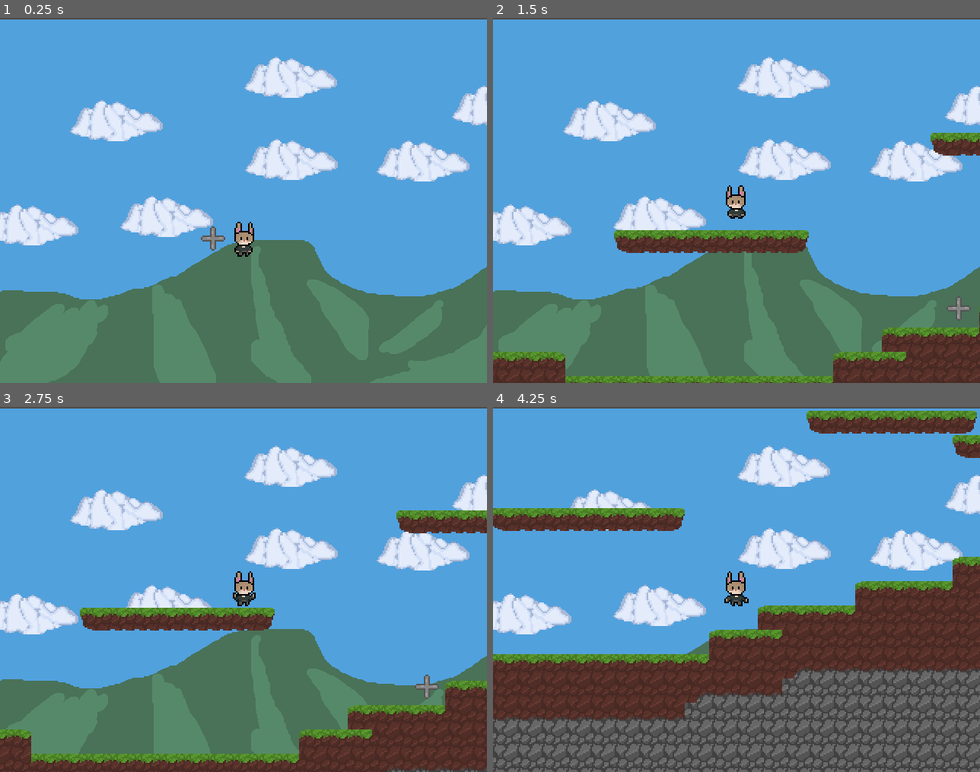
Above: before the commit, frames 1-4 (two rows, left to right).
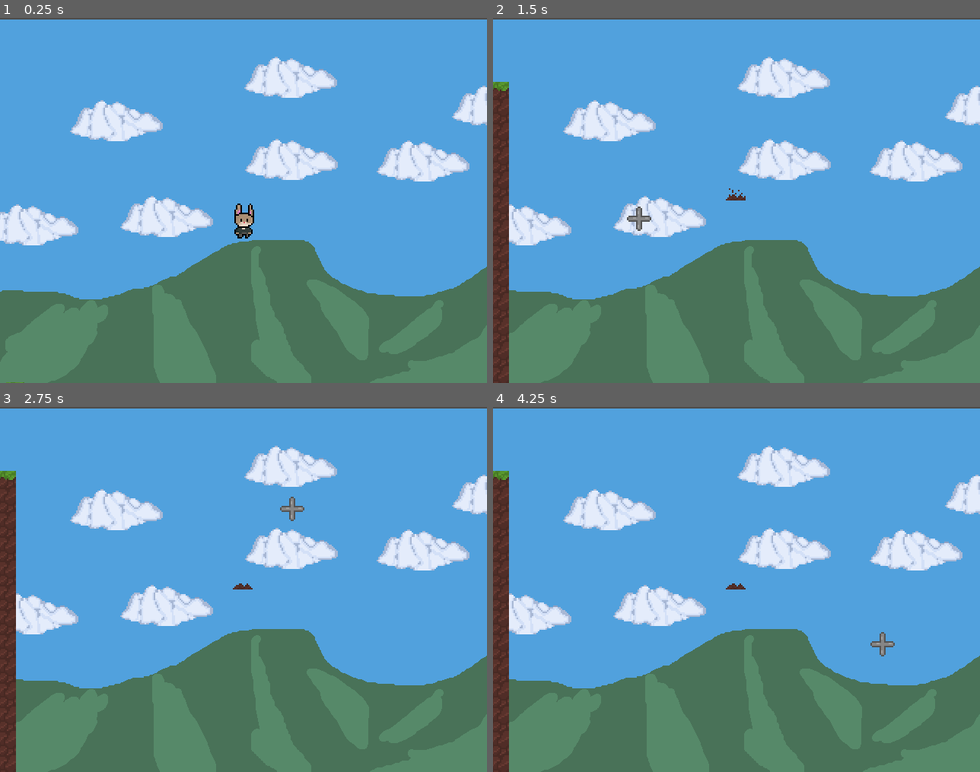
Above: after the commit, the same moments.

Repository: PonderSlime/Warrenguard
Game: Godot game, scene res://Scenes/Test/test_scene_1.tscn
Same seed, same stepped clock (60 frames per second), same inputs: the game is played once before the commit and once after it. The project has no main scene, so this scene is started directly.
Inputs (mouse positions are in pixels of both pictures, inside the frame that each line leads up to):
- Up to frame 1 (0.25 s): no input
- Up to frame 2 (1.5 s): tap Enter (ui_accept) at 0.5 s; move the mouse to (843, 182) at 0.52 s; hold D (move_right) 0.53-1.28 s; tap S (burrow) at 0.6 s; click (843, 182) at 0.67 s; tap Space (jump) at 0.77, 0.8, 1.07, 1.35 s; move the mouse to (639, 218) at 1.27 s; hold A (move_left) from 1.28 s (still down); click (639, 218) at 1.42 s
- Up to frame 3 (2.75 s): tap Space (jump) at 1.52, 1.82, 2.3 s; tap S (burrow) at 1.55, 2.1 s; move the mouse to (292, 509) at 2.02 s; release A (move_left) at 2.03 s; hold D (move_right) from 2.03 s (still down); click (292, 509) at 2.17 s
- Up to frame 4 (4.25 s): move the mouse to (712, 662) at 2.77 s; release D (move_right) at 2.78 s; hold W 2.78-3.53 s; tap F at 2.85 s; click (712, 662) at 2.92 s; tap Space (jump) at 3.02, 3.32, 3.77, 3.8, 4.07 s; tap S (burrow) at 3.05, 3.6 s; move the mouse to (882, 644) at 3.52 s; hold A (move_left) from 3.53 s (still down); click (882, 644) at 3.67 s

The runs differ from the first frame. In frame 1, 0.6% of the frame differs, in the area x 1-53%, y 50-100%; in frame 2, 12%; in frame 3, 17%; in frame 4, 47%, in the area x 0-100%, y 1-100%.

Commit message:
Burrowing now completed with animations

Diff:
--- a/Prepped Assets/Characters/ExitBurrowLoc.gd
+++ b/Prepped Assets/Characters/ExitBurrowLoc.gd
@@ -1,12 +1,24 @@
 extends StaticBody2D
 var direction
-@export var speed = 10
-
+@export var collision : Area2D
+signal area_entered
+signal area_exited
 func _ready():
 	pass # Replace with function body.
 
 func _physics_process(_dt: float) -> void:
 	var new_position = position
 	if position != get_global_mouse_position():
-		new_position = lerp(position, get_global_mouse_position(), .1)
+		new_position = lerp(position, get_global_mouse_position(), 1)
 	move_and_collide(new_position - position)  # relative position vector
+
+	#if collision.is_colliding():
+		#print("colliding")
+
+
+func _on_area_2d_body_entered(body):
+	area_entered.emit()
+
+
+func _on_area_2d_body_exited(body):
+	area_exited.emit()
--- /dev/null
+++ b/Prepped Assets/Characters/exit_burrow_loc.tscn
@@ -0,0 +1,47 @@
+[gd_scene load_steps=6 format=3 uid="uid://jeg576y3uga7"]
+
+[ext_resource type="Script" path="res://Prepped Assets/Characters/ExitBurrowLoc.gd" id="1_i3j6b"]
+[ext_resource type="Texture2D" uid="uid://dr74vcdcrr1pr" path="res://Sprites/Environment/Cursor.png" id="2_dncs5"]
+
+[sub_resource type="PhysicsMaterial" id="PhysicsMaterial_xtcb2"]
+friction = 0.0
+
+[sub_resource type="CircleShape2D" id="CircleShape2D_f56wm"]
+radius = 2.0
+
+[sub_resource type="CircleShape2D" id="CircleShape2D_4w43g"]
+radius = 4.0
+
+[node name="ExitBurrowLoc" type="StaticBody2D" node_paths=PackedStringArray("collision")]
+collision_layer = 4
+collision_mask = 3
+physics_material_override = SubResource("PhysicsMaterial_xtcb2")
+script = ExtResource("1_i3j6b")
+collision = NodePath("CollisionShape2D")
+
+[node name="CollisionShape2D" type="CollisionShape2D" parent="."]
+shape = SubResource("CircleShape2D_f56wm")
+
+[node name="TextureRect" type="TextureRect" parent="."]
+z_index = 100
+texture_filter = 1
+anchors_preset = 8
+anchor_left = 0.5
+anchor_top = 0.5
+anchor_right = 0.5
+anchor_bottom = 0.5
+offset_left = -8.0
+offset_top = -8.0
+offset_right = 8.0
+offset_bottom = 8.0
+grow_horizontal = 2
+grow_vertical = 2
+texture = ExtResource("2_dncs5")
+
+[node name="Area2D" type="Area2D" parent="."]
+
+[node name="CollisionShape2D2" type="CollisionShape2D" parent="Area2D"]
+shape = SubResource("CircleShape2D_4w43g")
+
+[connection signal="body_entered" from="Area2D" to="." method="_on_area_2d_body_entered"]
+[connection signal="body_exited" from="Area2D" to="." method="_on_area_2d_body_exited"]
--- a/Prepped Assets/Characters/player.gd
+++ b/Prepped Assets/Characters/player.gd
@@ -6,10 +6,12 @@
 @export var speed = 120
 @export var jump_speed = -450
 @export var gravity = 1000
+@export var exit_burrow_loc : StaticBody2D
 @export_range(0.0, 1.0) var friction = 0.1
 @export_range(0.0 , 1.0) var acceleration = 0.25
 @onready var collision = $CollisionShape2D
-
+@onready var sprite = $Sprite2D
+var exit_burrow_ready : bool = false
 func get_input():
 	var current = state_machine.get_current_node()
 	# flip the character sprite left/right
@@ -31,14 +33,17 @@
 		else:
 			velocity.x = lerp(velocity.x, 0.0, friction)
 	elif collision.disabled == true:
-		if is_on_floor():
-			velocity.y = 0
-		else:
-			velocity.y = 0
+		velocity.y = 0
 		velocity.x = 0
-		if Input.is_action_just_pressed("exit_burrow"):
-			global_position = get_global_mouse_position()
+		state_machine.travel("burrow")
+		if Input.is_action_just_pressed("exit_burrow") and exit_burrow_ready:
+			exit_burrow_loc.visible = false
+			sprite.visible = false
+			global_position = exit_burrow_loc.global_position
 			collision.disabled = false
+			await get_tree().create_timer(0.05).timeout
+			sprite.visible = true
+			state_machine.travel("exit_burrow")
 
 
 	move_and_slide()
@@ -62,3 +67,14 @@
 			state_machine.travel("idle")
 	if Input.is_action_just_pressed("burrow"):
 		collision.disabled = true
+		exit_burrow_loc.visible = true
+		exit_burrow_loc.global_position = get_global_position()
+
+
+
+func _on_exit_burrow_loc_area_entered():
+	exit_burrow_ready = true
+
+
+func _on_exit_burrow_loc_area_exited():
+	exit_burrow_ready = false
--- a/Prepped Assets/Characters/player.tscn
+++ b/Prepped Assets/Characters/player.tscn
@@ -1,28 +1,11 @@
-[gd_scene load_steps=29 format=3 uid="uid://q01o7rogtouc"]
+[gd_scene load_steps=33 format=3 uid="uid://q01o7rogtouc"]
 
 [ext_resource type="Script" path="res://Prepped Assets/Characters/player.gd" id="1_6joar"]
 [ext_resource type="Texture2D" uid="uid://ch7orknpbswpb" path="res://Sprites/Player/SpriteSheet.png" id="1_osxjy"]
-[ext_resource type="Texture2D" uid="uid://dr74vcdcrr1pr" path="res://Sprites/Environment/Cursor.png" id="3_2rhjq"]
-[ext_resource type="Script" path="res://Prepped Assets/Characters/ExitBurrowLoc.gd" id="3_sj2km"]
+[ext_resource type="PackedScene" uid="uid://jeg576y3uga7" path="res://Prepped Assets/Characters/exit_burrow_loc.tscn" id="3_e5wjs"]
 
 [sub_resource type="RectangleShape2D" id="RectangleShape2D_wd1cf"]
 size = Vector2(16, 24)
-
-[sub_resource type="Animation" id="Animation_2abqj"]
-resource_name = "idle"
-length = 1.33
-tracks/0/type = "value"
-tracks/0/imported = false
-tracks/0/enabled = true
-tracks/0/path = NodePath("Sprite2D:frame")
-tracks/0/interp = 1
-tracks/0/loop_wrap = true
-tracks/0/keys = {
-"times": PackedFloat32Array(0, 1.3),
-"transitions": PackedFloat32Array(1, 1),
-"update": 0,
-"values": [0, 15]
-}
 
 [sub_resource type="Animation" id="Animation_8jdja"]
 length = 0.001
@@ -39,6 +22,70 @@
 "values": [0]
 }
 
+[sub_resource type="Animation" id="Animation_3b2b1"]
+resource_name = "fall"
+length = 0.5
+tracks/0/type = "value"
+tracks/0/imported = false
+tracks/0/enabled = true
+tracks/0/path = NodePath("Sprite2D:frame")
+tracks/0/interp = 1
+tracks/0/loop_wrap = true
+tracks/0/keys = {
+"times": PackedFloat32Array(0, 0.5),
+"transitions": PackedFloat32Array(1, 1),
+"update": 1,
+"values": [48, 48]
+}
+
+[sub_resource type="Animation" id="Animation_2abqj"]
+resource_name = "idle"
+length = 1.33
+tracks/0/type = "value"
+tracks/0/imported = false
+tracks/0/enabled = true
+tracks/0/path = NodePath("Sprite2D:frame")
+tracks/0/interp = 1
+tracks/0/loop_wrap = true
+tracks/0/keys = {
+"times": PackedFloat32Array(0, 1.3),
+"transitions": PackedFloat32Array(1, 1),
+"update": 0,
+"values": [0, 15]
+}
+
+[sub_resource type="Animation" id="Animation_xlovt"]
+resource_name = "jump"
+length = 0.4167
+tracks/0/type = "value"
+tracks/0/imported = false
+tracks/0/enabled = true
+tracks/0/path = NodePath("Sprite2D:frame")
+tracks/0/interp = 1
+tracks/0/loop_wrap = true
+tracks/0/keys = {
+"times": PackedFloat32Array(0, 0.4),
+"transitions": PackedFloat32Array(1, 1),
+"update": 0,
+"values": [32, 36]
+}
+
+[sub_resource type="Animation" id="Animation_gk3a6"]
+resource_name = "land"
+length = 0.4167
+tracks/0/type = "value"
+tracks/0/imported = false
+tracks/0/enabled = true
+tracks/0/path = NodePath("Sprite2D:frame")
+tracks/0/interp = 1
+tracks/0/loop_wrap = true
+tracks/0/keys = {
+"times": PackedFloat32Array(0, 0.4),
+"transitions": PackedFloat32Array(1, 1),
+"update": 0,
+"values": [64, 68]
+}
+
 [sub_resource type="Animation" id="Animation_nw5t7"]
 resource_name = "walk"
 length = 0.33
@@ -56,57 +103,43 @@
 "values": [16, 19]
 }
 
-[sub_resource type="Animation" id="Animation_xlovt"]
-resource_name = "jump"
-length = 0.4167
-tracks/0/type = "value"
-tracks/0/imported = false
-tracks/0/enabled = true
-tracks/0/path = NodePath("Sprite2D:frame")
-tracks/0/interp = 1
-tracks/0/loop_wrap = true
-tracks/0/keys = {
-"times": PackedFloat32Array(0, 0.4),
-"transitions": PackedFloat32Array(1, 1),
-"update": 0,
-"values": [32, 36]
-}
-
-[sub_resource type="Animation" id="Animation_3b2b1"]
-resource_name = "fall"
-length = 0.5
-tracks/0/type = "value"
-tracks/0/imported = false
-tracks/0/enabled = true
-tracks/0/path = NodePath("Sprite2D:frame")
-tracks/0/interp = 1
-tracks/0/loop_wrap = true
-tracks/0/keys = {
-"times": PackedFloat32Array(0, 0.5),
-"transitions": PackedFloat32Array(1, 1),
-"update": 1,
-"values": [48, 48]
-}
-
-[sub_resource type="Animation" id="Animation_gk3a6"]
-resource_name = "land"
-length = 0.4167
-tracks/0/type = "value"
-tracks/0/imported = false
-tracks/0/enabled = true
-tracks/0/path = NodePath("Sprite2D:frame")
-tracks/0/interp = 1
-tracks/0/loop_wrap = true
-tracks/0/keys = {
-"times": PackedFloat32Array(0, 0.4),
-"transitions": PackedFloat32Array(1, 1),
-"update": 0,
-"values": [64, 68]
+[sub_resource type="Animation" id="Animation_pwvms"]
+resource_name = "burrow"
+length = 0.91
+tracks/0/type = "value"
+tracks/0/imported = false
+tracks/0/enabled = true
+tracks/0/path = NodePath("Sprite2D:frame")
+tracks/0/interp = 1
+tracks/0/loop_wrap = true
+tracks/0/keys = {
+"times": PackedFloat32Array(0, 0.9),
+"transitions": PackedFloat32Array(1, 1),
+"update": 0,
+"values": [80, 90]
+}
+
+[sub_resource type="Animation" id="Animation_jn1kh"]
+resource_name = "exit_burrow"
+length = 0.91
+tracks/0/type = "value"
+tracks/0/imported = false
+tracks/0/enabled = true
+tracks/0/path = NodePath("Sprite2D:frame")
+tracks/0/interp = 1
+tracks/0/loop_wrap = true
+tracks/0/keys = {
+"times": PackedFloat32Array(0, 0.91),
+"transitions": PackedFloat32Array(1, 1),
+"update": 0,
+"values": [90, 80]
 }
 
 [sub_resource type="AnimationLibrary" id="AnimationLibrary_4abcs"]
 _data = {
 "RESET": SubResource("Animation_8jdja"),
+"burrow": SubResource("Animation_pwvms"),
+"exit_burrow": SubResource("Animation_jn1kh"),
 "fall": SubResource("Animation_3b2b1"),
 "idle": SubResource("Animation_2abqj"),
 "jump": SubResource("Animation_xlovt"),
@@ -114,6 +147,12 @@
 "walk": SubResource("Animation_nw5t7")
 }
 
+[sub_resource type="AnimationNodeAnimation" id="AnimationNodeAnimation_j4eg3"]
+animation = &"burrow"
+
+[sub_resource type="AnimationNodeAnimation" id="AnimationNodeAnimation_1rs3j"]
+animation = &"exit_burrow"
+
 [sub_resource type="AnimationNodeAnimation" id="AnimationNodeAnimation_hcmnp"]
 animation = &"fall"
 
@@ -150,71 +189,64 @@
 
 [sub_resource type="AnimationNodeStateMachineTransition" id="AnimationNodeStateMachineTransition_1e8tb"]
 
+[sub_resource type="AnimationNodeStateMachineTransition" id="AnimationNodeStateMachineTransition_ujwto"]
+
+[sub_resource type="AnimationNodeStateMachineTransition" id="AnimationNodeStateMachineTransition_v7h3h"]
+
+[sub_resource type="AnimationNodeStateMachineTransition" id="AnimationNodeStateMachineTransition_ye4n2"]
+switch_mode = 2
+advance_mode = 2
+
 [sub_resource type="AnimationNodeStateMachine" id="AnimationNodeStateMachine_5ltp2"]
+states/burrow/node = SubResource("AnimationNodeAnimation_j4eg3")
+states/burrow/position = Vector2(631, 19)
+states/exit_burrow/node = SubResource("AnimationNodeAnimation_1rs3j")
+states/exit_burrow/position = Vector2(645, -52)
 states/fall/node = SubResource("AnimationNodeAnimation_hcmnp")
 states/fall/position = Vector2(432, 218)
 states/idle/node = SubResource("AnimationNodeAnimation_bijfm")
-states/idle/position = Vector2(446, 81)
+states/idle/position = Vector2(444, 70)
 states/jump/node = SubResource("AnimationNodeAnimation_yxpiu")
 states/jump/position = Vector2(226, 224)
 states/land/node = SubResource("AnimationNodeAnimation_ata4b")
 states/land/position = Vector2(602, 202)
 states/walk/node = SubResource("AnimationNodeAnimation_5l5ej")
 states/walk/position = Vector2(423, -68)
-transitions = ["walk", "idle", SubResource("AnimationNodeSta …(506 unchanged characters)… mationNodeStateMachineTransition_1e8tb")]
-graph_offset = Vector2(-133, -67)
-
-[sub_resource type="PhysicsMaterial" id="PhysicsMaterial_8w2fy"]
-friction = 0.0
-
-[sub_resource type="CircleShape2D" id="CircleShape2D_62cgi"]
-radius = 12.0
-
-[node name="Player" type="CharacterBody2D"]
+transitions = ["walk", "idle", SubResource("AnimationNodeSta …(506 unchanged characters)… mationNodeStateMachineTransition_1e8tb"), "burrow", "exit_burrow", SubResource("AnimationNodeStateMachineTransition_ujwto"), "idle", "burrow", SubResource("AnimationNodeStateMachineTransition_v7h3h"), "exit_burrow", "idle", SubResource("AnimationNodeStateMachineTransition_ye4n2")]
+graph_offset = Vector2(13, -89)
+
+[node name="Node" type="Node2D"]
+
+[node name="Player" type="CharacterBody2D" parent="." node_paths=PackedStringArray("exit_burrow_loc")]
 z_index = 2
 collision_layer = 2
 collision_mask = 251
 script = ExtResource("1_6joar")
-
-[node name="Sprite2D" type="Sprite2D" parent="."]
+exit_burrow_loc = NodePath("../ExitBurrowLoc")
+
+[node name="Sprite2D" type="Sprite2D" parent="Player"]
 texture_filter = 1
+position = Vector2(0, -12)
 texture = ExtResource("1_osxjy")
 hframes = 16
-vframes = 5
-
-[node name="CollisionShape2D" type="CollisionShape2D" parent="."]
+vframes = 6
+
+[node name="CollisionShape2D" type="CollisionShape2D" parent="Player"]
+position = Vector2(0, -12)
 shape = SubResource("RectangleShape2D_wd1cf")
 
-[node name="AnimationPlayer" type="AnimationPlayer" parent="."]
+[node name="AnimationPlayer" type="AnimationPlayer" parent="Player"]
 libraries = {
 "": SubResource("AnimationLibrary_4abcs")
 }
 autoplay = "idle"
 
-[node name="AnimationTree" type="AnimationTree" parent="."]
+[node name="AnimationTree" type="AnimationTree" parent="Player"]
 tree_root = SubResource("AnimationNodeStateMachine_5ltp2")
 anim_player = NodePath("../AnimationPlayer")
 
-[node name="ExitBurrowLoc" type="StaticBody2D" parent="."]
-collision_layer = 4
-collision_mask = 3
-physics_material_override = SubResource("PhysicsMaterial_8w2fy")
-script = ExtResource("3_sj2km")
-
-[node name="CollisionShape2D" type="CollisionShape2D" parent="ExitBurrowLoc"]
-shape = SubResource("CircleShape2D_62cgi")
-
-[node name="TextureRect" type="TextureRect" parent="ExitBurrowLoc"]
-texture_filter = 1
-anchors_preset = 8
-anchor_left = 0.5
-anchor_top = 0.5
-anchor_right = 0.5
-anchor_bottom = 0.5
-offset_left = -8.0
-offset_top = -8.0
-offset_right = 8.0
-offset_bottom = 8.0
-grow_horizontal = 2
-grow_vertical = 2
-texture = ExtResource("3_2rhjq")
+[node name="ExitBurrowLoc" parent="." instance=ExtResource("3_e5wjs")]
+visible = false
+
+[connection signal="area_entered" from="ExitBurrowLoc" to="Player" method="_on_exit_burrow_loc_area_entered"]
+[connection signal="area_exited" from="ExitBurrowLoc" to="Player" method="_on_exit_burrow_loc_area_exited"]
--- a/Scenes/Test/test_scene_1.tscn
+++ b/Scenes/Test/test_scene_1.tscn
@@ -220,7 +220,6 @@
 texture_filter = 1
 
 [node name="Player" parent="." instance=ExtResource("1_60xql")]
-position = Vector2(16.625, 0)
 
 [node name="TileMap" type="TileMap" parent="."]
 tile_set = SubResource("TileSet_l1ik8")
@@ -228,16 +227,14 @@
 layer_0/tile_data = PackedInt32Array(1769472, 262144, 2, 1769473, 262144, 2, 1769474, 262144, 1, 1769475, 262144, 1, 17 …(39524 unchanged characters)…
 
 [node name="PhantomCamera2D" type="Node2D" parent="." node_paths=PackedStringArray("follow_target")]
-position = Vector2(16.625, 0)
 script = ExtResource("3_bqksy")
 priority = 23
 follow_mode = 5
-follow_target = NodePath("../Player")
+follow_target = NodePath("../Player/Player")
 zoom = Vector2(2, 2)
 tween_resource = SubResource("Resource_e37xd")
 
 [node name="Camera2D" type="Camera2D" parent="."]
-position = Vector2(16.625, 0)
 zoom = Vector2(2, 2)
 
 [node name="PhantomCameraHost" type="Node" parent="Camera2D"]
--- a/project.godot
+++ b/project.godot
@@ -65,3 +65,5 @@
 
 2d_physics/layer_1="World"
 2d_physics/layer_2="Player"
+2d_physics/layer_3="Cursor"
+2d_physics/stretch/mode="viewport"
Binary file added: Sprites/Player/BurrowAnimation.ase
Binary file added: Sprites/Player/BurrowAnimation.png
Not shown, added: Sprites/Player/BurrowAnimation.png.import
Binary file added: Sprites/Player/ExitBurrowAnimation.ase
Binary file added: Sprites/Player/ExitBurrowAnimation.png
Not shown, added: Sprites/Player/ExitBurrowAnimation.png.import
Binary file changed: Sprites/Player/SpriteSheet.png
Not shown, changed: Sprites/Player/SpriteSheet.xcf
